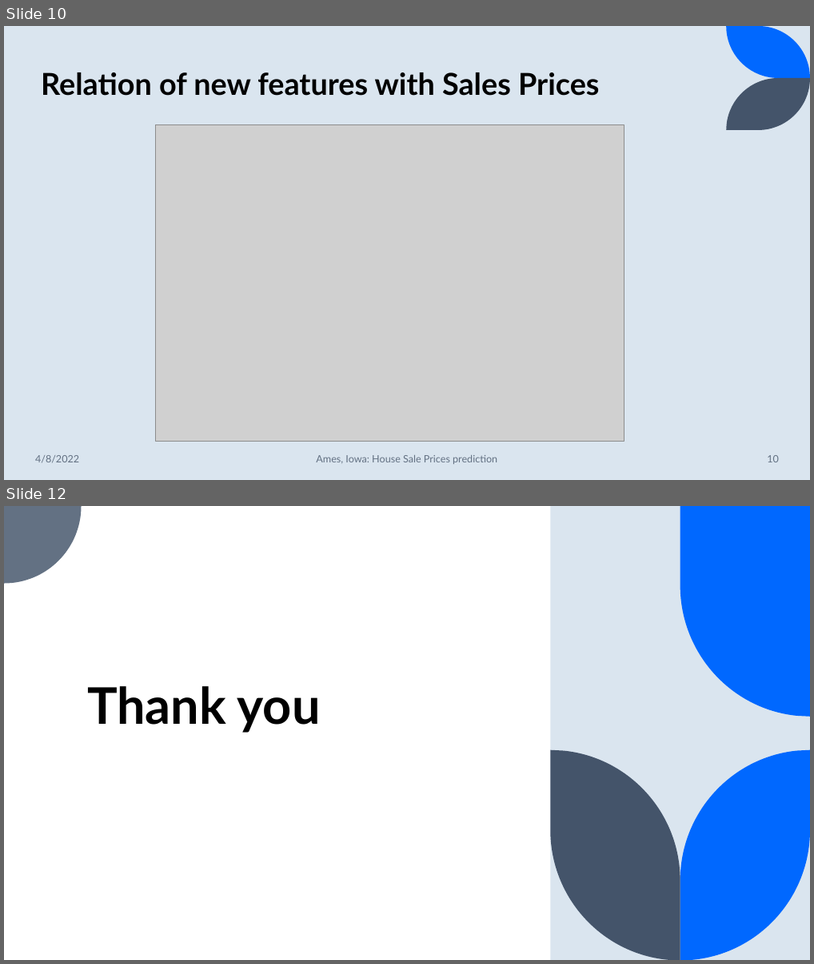
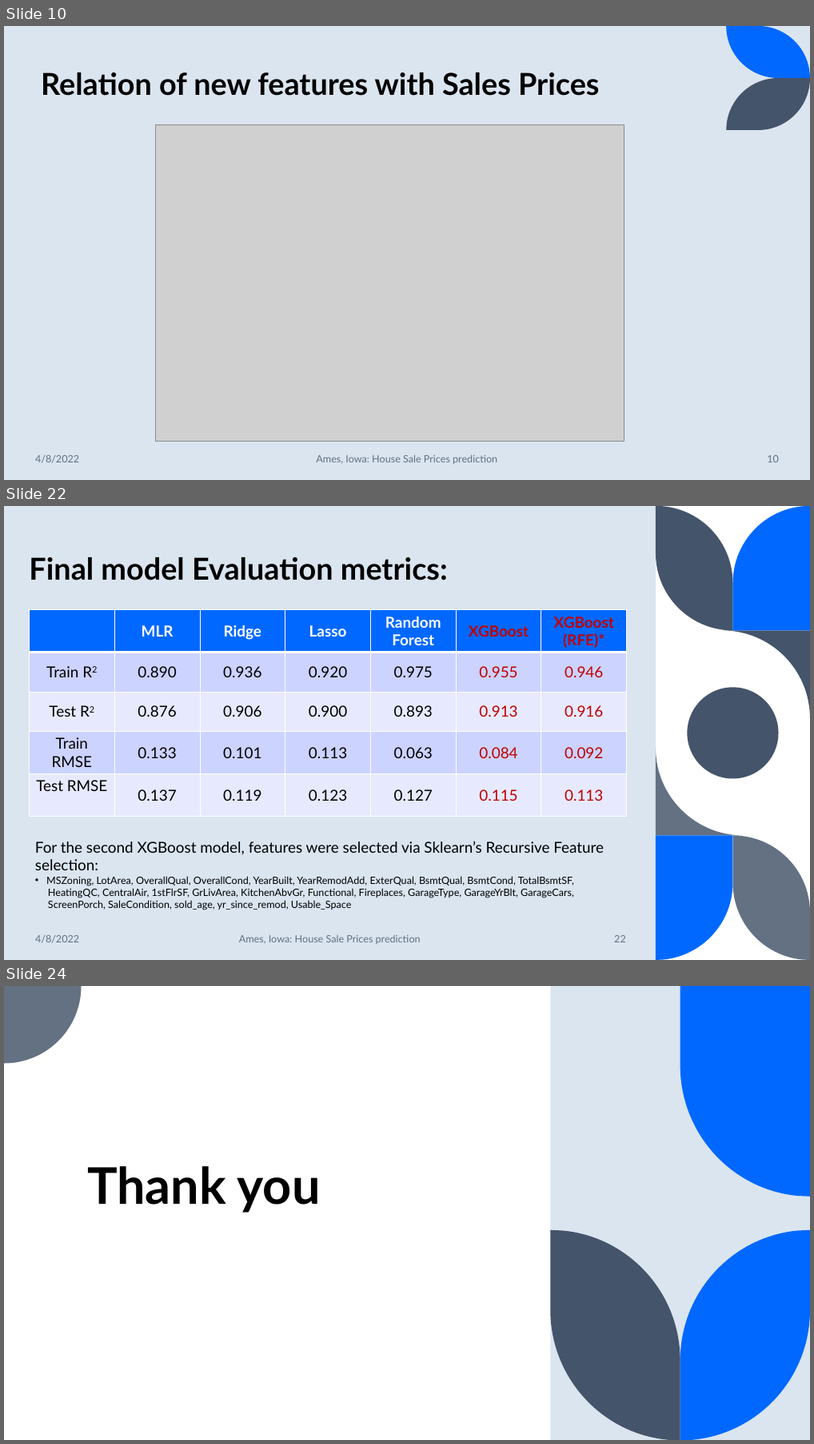
Before and after one commit to suhitasva/ML_Project, a slide deck: ML_Project.pptx. Shown one above the other, each under a label of ours: slides 10 and 12 before the commit, slides 10, 22 and 24 after it; the slides between them are not shown. The pictures are 814x964 and 814x1444 pixels, drawn with LibreOffice and Linux fonts; fonts in the diff are those of the drawing; grey boxes stand for pictures. Boxes give left, top, right and bottom in pixels: in the first picture for what was removed or moved away, otherwise in the second. Text is boxed around its words. In the diff, an @@ line names an element or a change of style, - is before the commit and + after.

```diff
--- a/ML_Project.pptx
+++ b/ML_Project.pptx
@@ slide 22 added at (x1=4, y1=506, x2=810, y2=960), background #FFFFFF @@
@@ rectangle added at (x1=4, y1=506, x2=656, y2=960), fill #DAE5EF @@
@@ freeform shape added at (x1=656, y1=506, x2=734, y2=631), fill #44546A @@
@@ freeform shape added at (x1=734, y1=506, x2=810, y2=631), fill #0068FF @@
@@ title added at (x1=29, y1=557, x2=448, y2=580), 36 pt, text #000000, bold @@
+Final model Evaluation metrics:
@@ table added at (x1=30, y1=610, x2=626, y2=816), 5 rows, 7 columns @@
+ | MLR | Ridge | Lasso | Random Forest | XGBoost | XGBoost (RFE)*
+Train R2 | 0.890 | 0.936 | 0.920 | 0.975 | 0.955 | 0.946
+Test R2 | 0.876 | 0.906 | 0.900 | 0.893 | 0.913 | 0.916
+Train RMSE | 0.133 | 0.101 | 0.113 | 0.063 | 0.084 | 0.092
+Test RMSE | 0.137 | 0.119 | 0.123 | 0.127 | 0.115 | 0.113
@@ freeform shape added at (x1=722, y1=631, x2=810, y2=718), fill #44546A @@
@@ ellipse added at (x1=687, y1=687, x2=779, y2=778), fill #44546A @@
@@ freeform shape added at (x1=656, y1=748, x2=744, y2=835), fill #637183 @@
@@ text added at (x1=35, y1=840, x2=604, y2=910), 12 pt, text #000000 @@
+For the second XGBoost model, features were selected via Sklearn’s Recursive Feature selection:
+• MSZoning, LotArea, OverallQual, OverallCond, YearBuilt, YearRemodAdd, ExterQual, BsmtQual, BsmtCond, TotalBsmtSF,
+HeatingQC, CentralAir, 1stFlrSF, GrLivArea, KitchenAbvGr, Functional, Fireplaces, GarageType, GarageYrBlt, GarageCars,
+ScreenPorch, SaleCondition, sold_age, yr_since_remod, Usable_Space
@@ freeform shape added at (x1=656, y1=835, x2=734, y2=960), fill #0068FF @@
@@ freeform shape added at (x1=734, y1=835, x2=810, y2=960), fill #637183 @@
@@ text added at (x1=35, y1=935, x2=79, y2=943), 12 pt, text #637183 @@
+4/8/2022
@@ text added at (x1=239, y1=935, x2=421, y2=944), 12 pt, text #637183 @@
+Ames, Iowa: House Sale Prices prediction
@@ page number added at (x1=614, y1=935, x2=626, y2=942), 12 pt, text #637183 @@
+22
@@ what was slide 12 is now slide 24 @@
```
Also in this commit, not shown: 12 other slides added, 1 slide removed.
